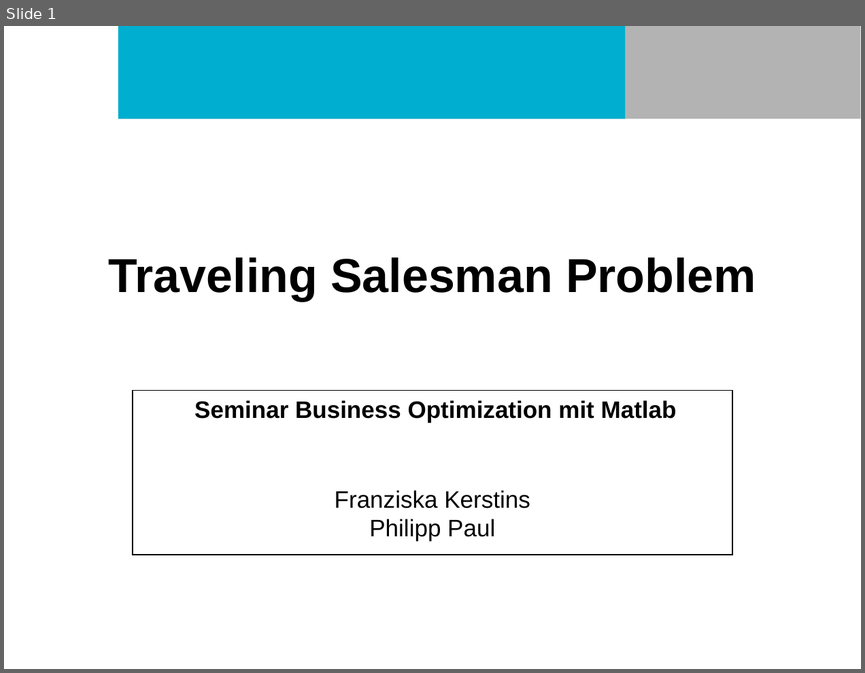
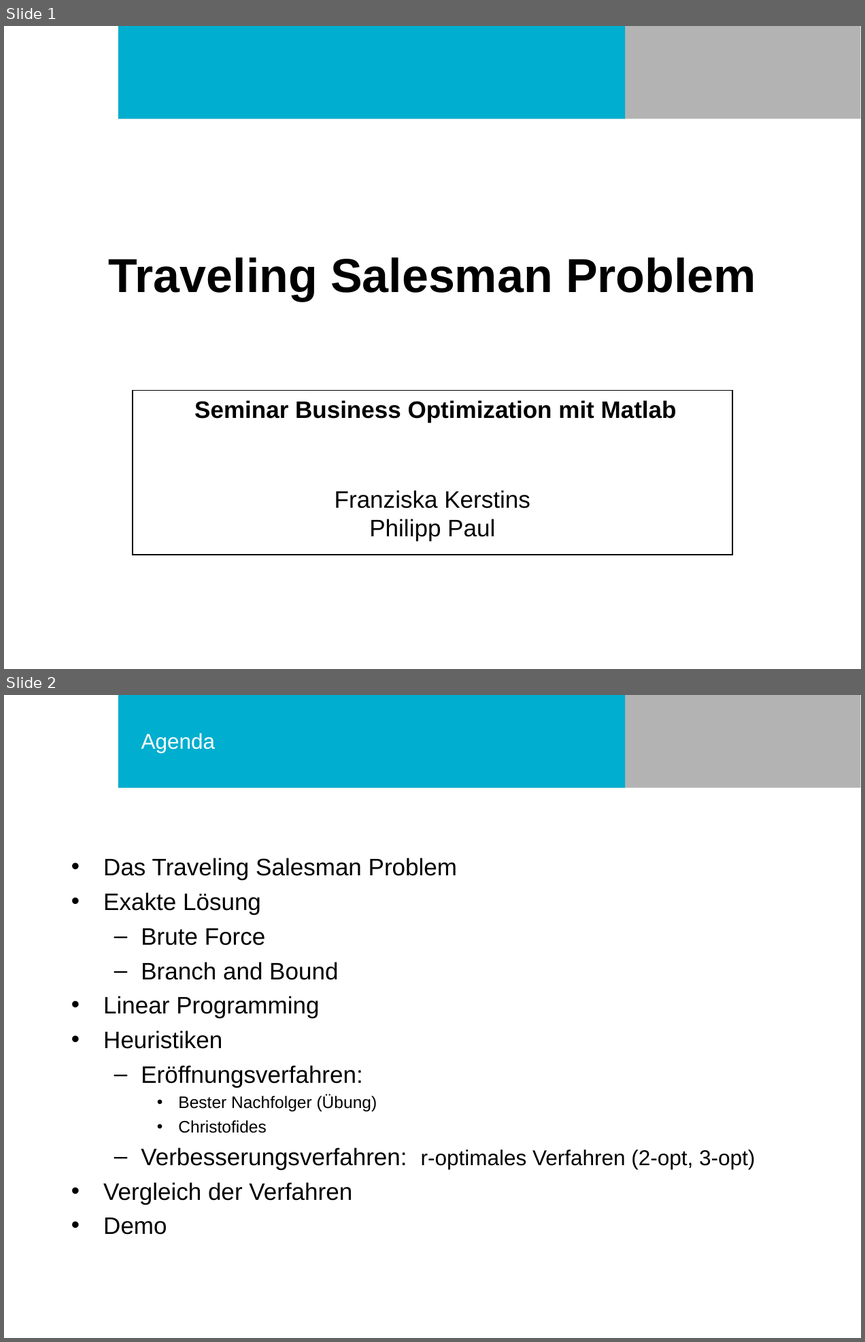
Before and after one commit to philurlaub/matlab2016, a slide deck: Präsentation.ppt. Shown one above the other, each under a label of ours: slide 1 before the commit, slides 1 and 2 after it. The pictures are 865x673 and 865x1342 pixels, drawn with LibreOffice and Linux fonts; fonts in the diff are those of the drawing; background and template pictures are left out. Boxes give left, top, right and bottom in pixels: in the first picture for what was removed or moved away, otherwise in the second. Text is boxed around its words. In the diff, an @@ line names an element or a change of style, - is before the commit and + after.

```diff
--- a/Präsentation.ppt
+++ b/Präsentation.ppt
@@ slide 2 added at (4, 695, 861, 1338), background #FFFFFF; not listed: 2 template elements that a slide beside it also shows @@
@@ title added at (141, 733, 215, 753), 18 pt, text #FFFFFF @@
+Agenda
@@ text added at (103, 858, 755, 1234), 20 pt, text #000000 @@
+• Das Traveling Salesman Problem
+• Exakte Lösung
+  – Brute Force
+  – Branch and Bound
+• Linear Programming
+• Heuristiken
+  – Eröffnungsverfahren:
+    • Bester Nachfolger (Übung)
+    • Christofides
+  – Verbesserungsverfahren: r-optimales Verfahren (2-opt, 3-opt)
+• Vergleich der Verfahren
+• Demo
```
Also in this commit, not shown: 16 other slides added, 2 other files.
